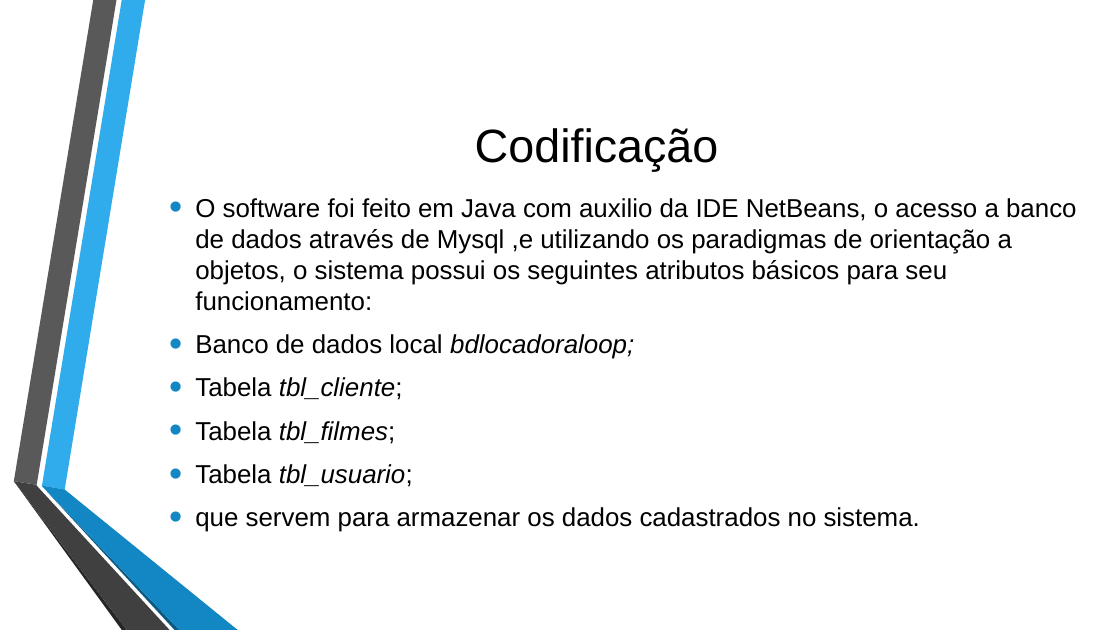
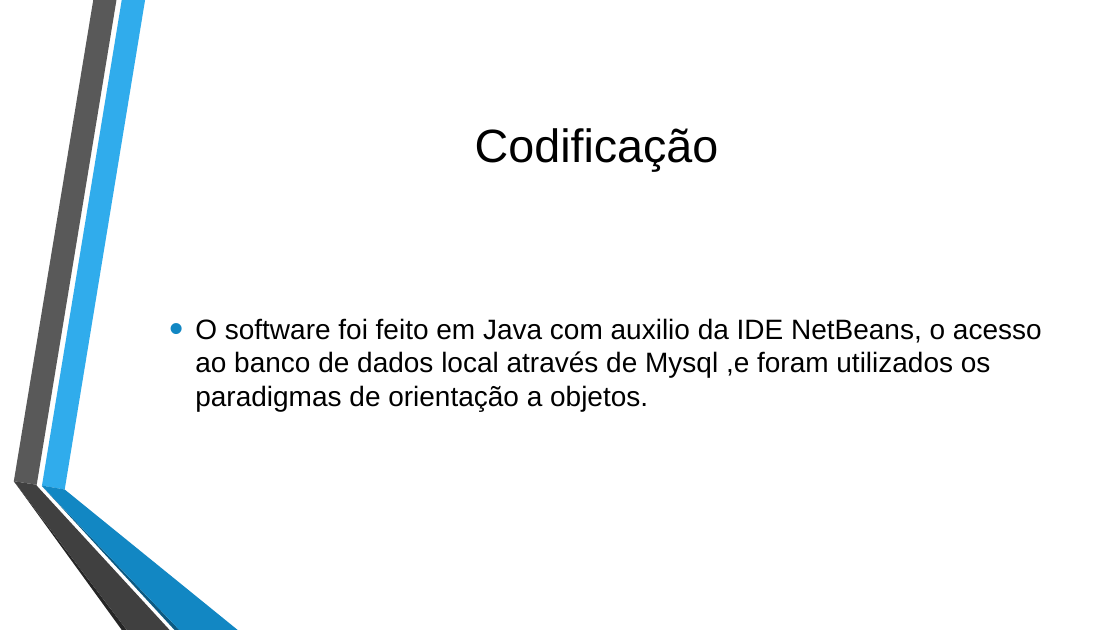
Before and after one commit to Rodrigojxj/ProjetoFinal_POO_2018.2_LocadoraDeVideo, a slide deck: slide 10 of LoopInfinito - Apresentação final.pptx. Drawn at 1120x630 pixels with LibreOffice and Linux fonts; fonts in the diff are those of the drawing; background and template pictures are left out. Boxes give left, top, right and bottom in pixels: in the first picture for what was removed or moved away, otherwise in the second. Text is boxed around its words. In the diff, an @@ line names an element or a change of style, - is before the commit and + after.

```diff
--- a/LoopInfinito - Apresentação final.pptx
+++ b/LoopInfinito - Apresentação final.pptx
@@ text at (x1=195, y1=318, x2=1042, y2=411): text changed; size 22.2 to 24 pt @@
-• O software foi feito em Java com auxilio da IDE NetBeans, o acesso a banco de dados através de Mysql ,e utilizando os paradigmas de orientação a objetos, o sistema possui os seguintes atributos básicos para seu funcionamento:
-• Banco de dados local bdlocadoraloop;
-• Tabela tbl_cliente;
-• Tabela tbl_filmes;
-• Tabela tbl_usuario;
-• que servem para armazenar os dados cadastrados no sistema.
+• O software foi feito em Java com auxilio da IDE NetBeans, o acesso ao banco de dados local através de Mysql ,e foram utilizados os paradigmas de orientação a objetos.
```
Also in this commit, not shown: 7 other slides changed.
